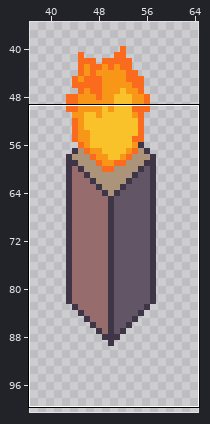
Sprite sheet, stored at bleed-client/images/torch-01.png. The first picture is a wide view before the edit; the outline marks the close-up.
Close-up. The starting point:
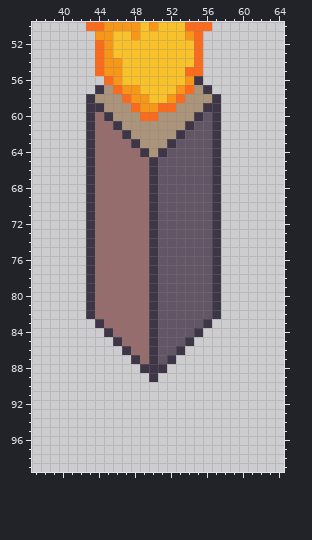
The file is 48x100 pixels. Shown: x 37..64, y 50..99. The old version is drawn lined up with the new one, on the new canvas. The wide view leaves out empty margins.
Now the later version:
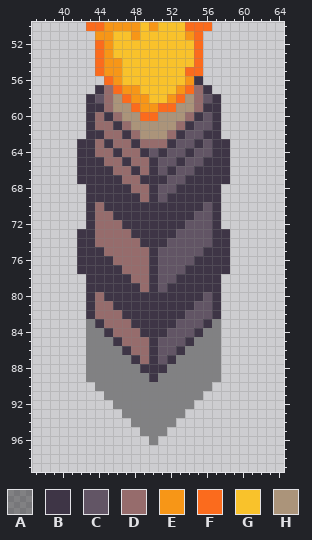
Palette (. is transparent): A #0000005f  B #3e3546  C #625565  D #966c6c  E #f79617  F #fb6b1d  G #f9c22b  H #ab947a
The edit:
canvas 48x100 -> 100x120, the old top-left corner now at 26,10
y 57: x 45 H -> D; x 55 H -> D
y 58: x 44..45 HH -> CD; x 55..56 HH -> DC
y 59: x 45 H -> D; x 55 H -> D
y 60: x 46 H -> D; x 54 H -> D
y 61: x 47 H -> D; x 53 H -> D
y 62: x 44 D -> B; x 48 H -> D; x 52 H -> D; x 56 C -> B
y 63: x 42 . -> B; x 45 D -> B; x 49..51 HHH -> DDD; x 55 C -> B; x 58 . -> B
y 64: x 42 . -> B; x 46 D -> B; x 50 H -> C; x 54 C -> B; x 58 . -> B
y 65: x 42 . -> B; x 44 D -> B; x 47 D -> B; x 53 C -> B; x 56 C -> B; x 58 . -> B
y 66: x 42 . -> B; x 44..45 DD -> BB; x 48 D -> B; x 52 C -> B; x 55..56 CC -> BB; x 58 . -> B
y 67: x 42 . -> B; x 44..46 DDD -> BBB; x 49 D -> B; x 51 C -> B; x 54..56 CCC -> BBB; x 58 . -> B
y 68: x 44..47 DDDD -> BBBB; x 53..56 CCCC -> BBBB
y 69: x 44..48 DDDDD -> BBBBB; x 52..56 CCCCC -> BBBBB
y 70: x 45..49 DDDDD -> BBBBB; x 51..55 CCCCC -> BBBBB
y 71: x 46..49 DDDD -> BBBB; x 51..54 CCCC -> BBBB
y 72: x 47..49 DDD -> BBB; x 51..53 CCC -> BBB
y 73: x 42 . -> B; x 48..49 DD -> BB; x 51..52 CC -> BB; x 58 . -> B
y 74: x 42 . -> B; x 49 D -> B; x 51 C -> B; x 58 . -> B
y 75: x 42 . -> B; x 44 D -> B; x 56 C -> B; x 58 . -> B
y 76: x 42 . -> B; x 44..45 DD -> BB; x 55..56 CC -> BB; x 58 . -> B
y 77: x 42 . -> B; x 44..46 DDD -> BBB; x 54..56 CCC -> BBB; x 58 . -> B
y 78: x 44..47 DDDD -> BBBB; x 53..56 CCCC -> BBBB
y 79: x 44..48 DDDDD -> BBBBB; x 52..56 CCCCC -> BBBBB
y 80: x 45..49 DDDDD -> BBBBB; x 51..55 CCCCC -> BBBBB
y 81: x 46..49 DDDD -> BBBB; x 51..54 CCCC -> BBBB
y 82: x 47..49 DDD -> BBB; x 51..53 CCC -> BBB
y 83: x 43 . -> A; x 48..49 DD -> BB; x 51..52 CC -> BB; x 57 . -> A
y 84: x 43..44 .. -> AA; x 49 D -> B; x 51 C -> B; x 56..57 .. -> AA
y 85: x 43..45 ... -> AAA; x 55..57 ... -> AAA
y 86: x 43..46 .... -> AAAA; x 54..57 .... -> AAAA
y 87: x 43..47 ..... -> AAAAA; x 53..57 ..... -> AAAAA
y 88: x 43..48 ...... -> AAAAAA; x 52..57 ...... -> AAAAAA
y 89: x 43..49 ....... -> AAAAAAA; x 51..57 ....... -> AAAAAAA
y 90: x 44..56 ............. -> AAAAAAAAAAAAA
y 91: x 45..55 ........... -> AAAAAAAAAAA
y 92: x 46..54 ......... -> AAAAAAAAA
y 93: x 47..53 ....... -> AAAAAAA
y 94: x 48..52 ..... -> AAAAA
y 95: x 49..51 ... -> AAA
y 96: x 50 . -> A
Boxes around the changes in both close-ups, in picture pixels (x1, y1, x2, y2):
changed: (77, 85, 230, 445)
